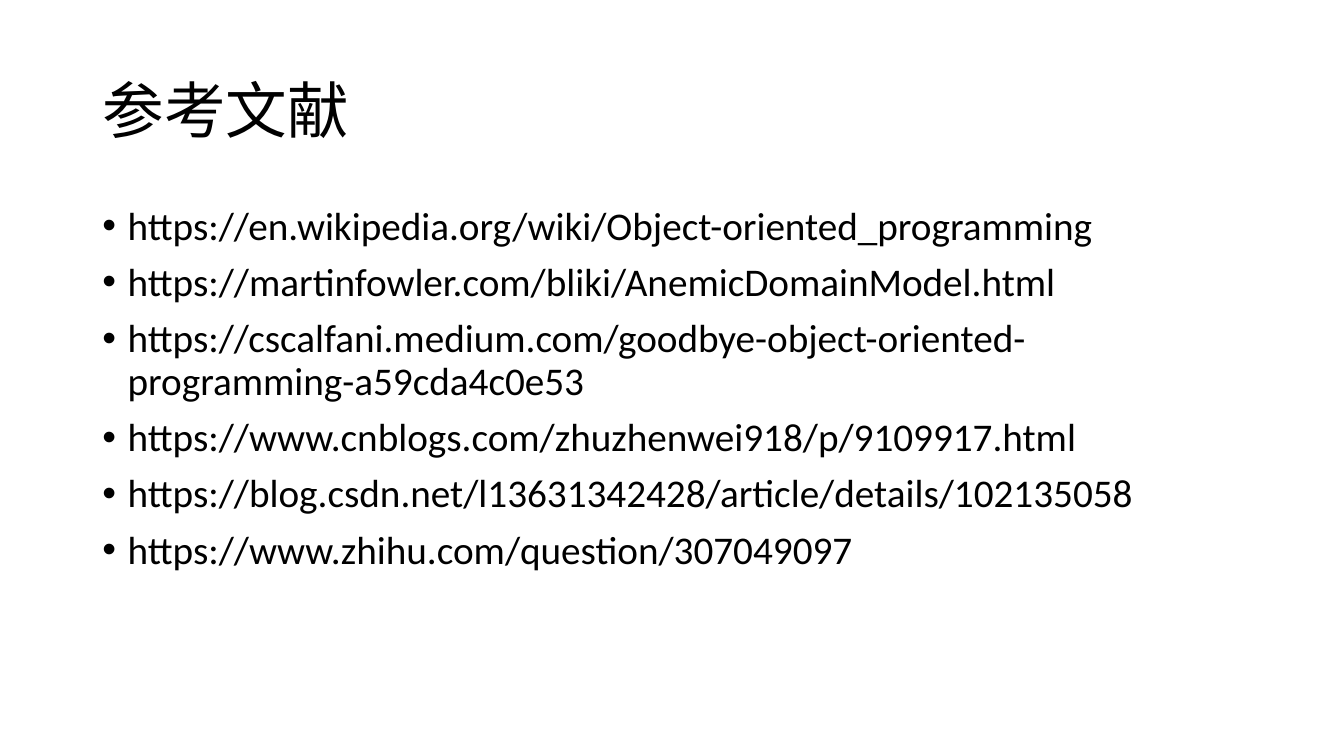
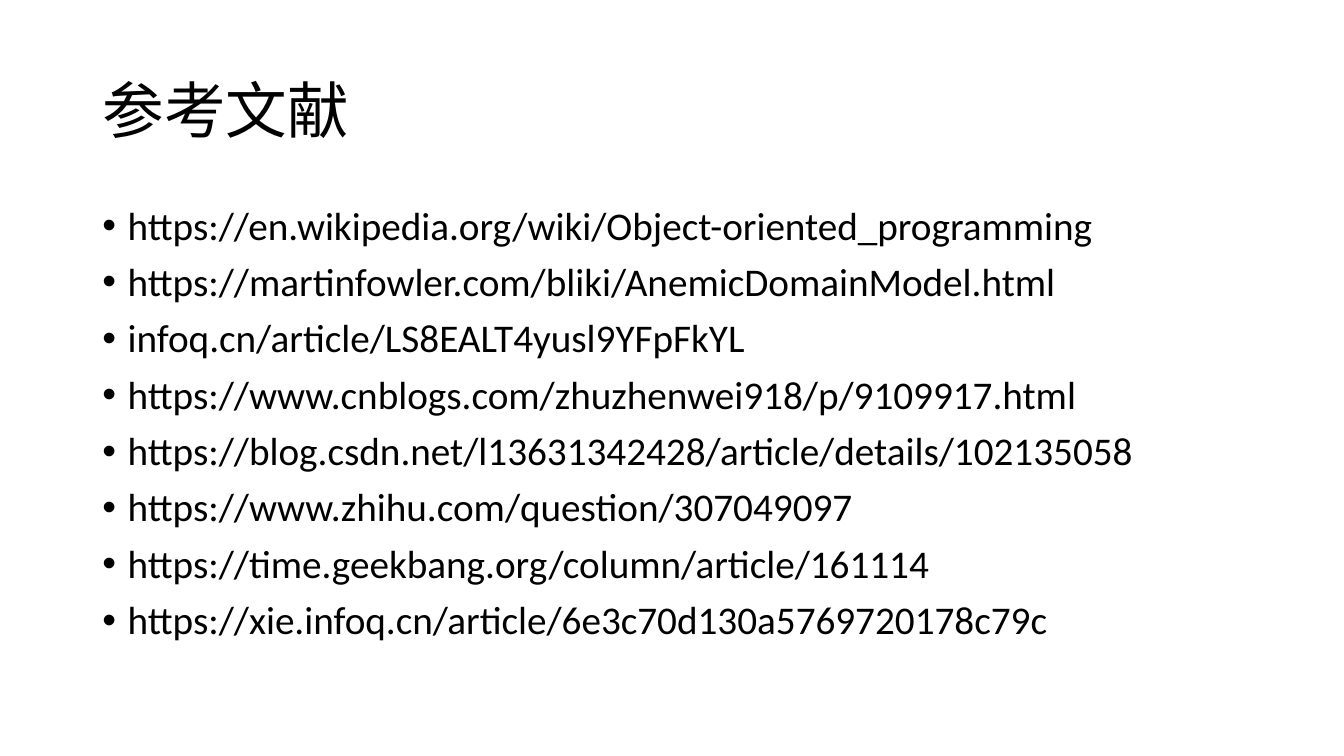
Before and after one commit to DanielFeb/studynotes, a slide deck: slide 13 of ddd/OOP与分层架构.pptx. Drawn at 1344x756 pixels with LibreOffice and Linux fonts; fonts in the diff are those of the drawing. Boxes give left, top, right and bottom in pixels: in the first picture for what was removed or moved away, otherwise in the second. Text is boxed around its words. In the diff, an @@ line names an element or a change of style, - is before the commit and + after.

Commit message:
oop v3

```diff
--- a/ddd/OOP与分层架构.pptx
+++ b/ddd/OOP与分层架构.pptx
@@ text at <box>128,324,745,359</box>: text changed @@
-• https://cscalfani.medium.com/goodbye-object-oriented-programming-a59cda4c0e53
+• infoq.cn/article/LS8EALT4yusl9YFpFkYL
@@ text at <box>128,550,1047,641</box>: paragraphs added @@
+• https://time.geekbang.org/column/article/161114
+• https://xie.infoq.cn/article/6e3c70d130a5769720178c79c
```
